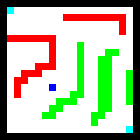
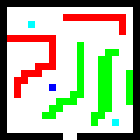
Revision of a layered 140px x 140px image; what changed, layer by layer:
painted on "Слой 1" over 7, 7, 133, 140
